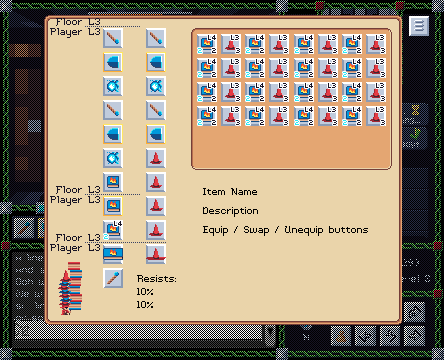
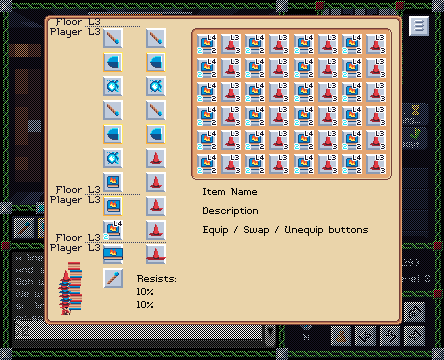
Layers edited between the first and the second 444px x 360px image:
painted on "Inventory grid" over [197,130,386,174]
painted on "Layer 4" over [191,166,392,180]
